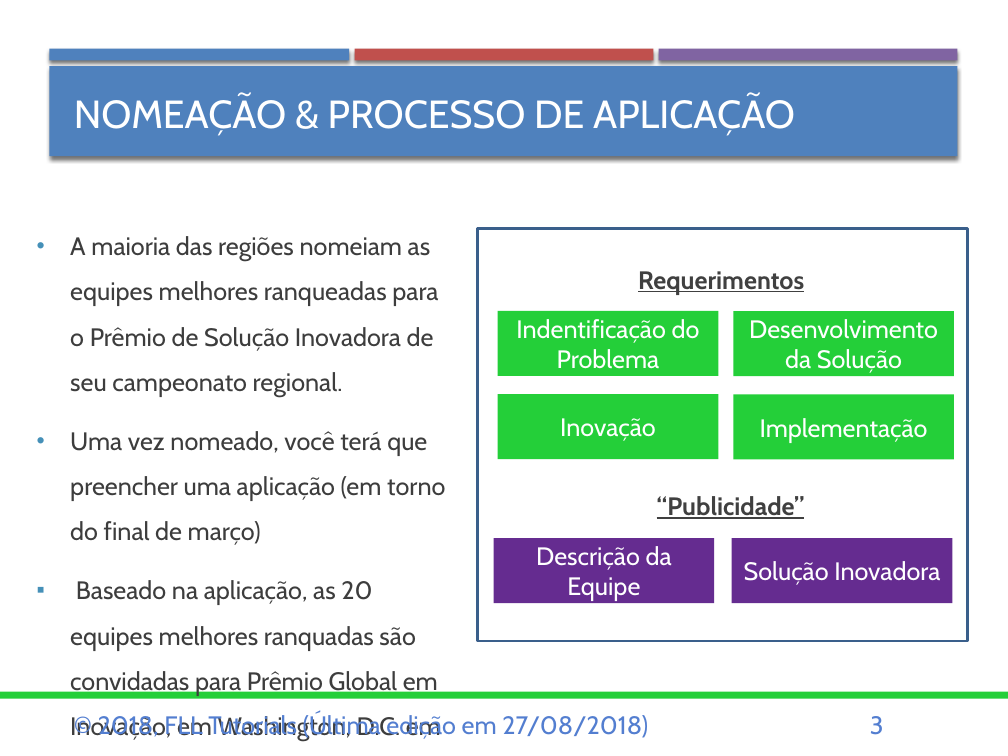
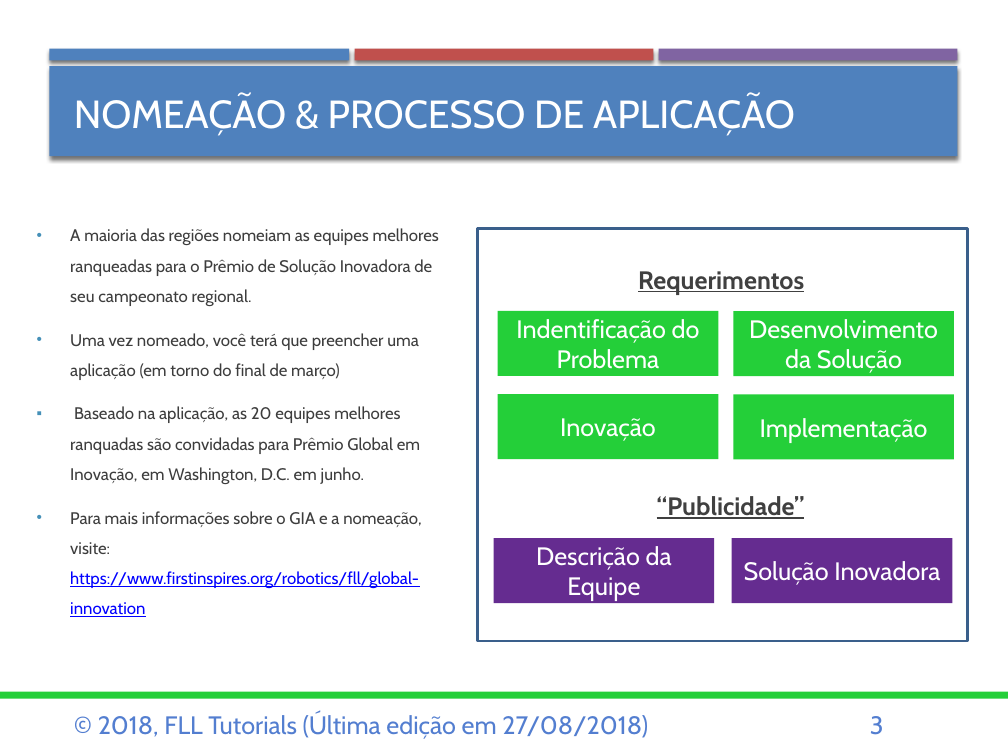
Before and after one commit to ev3lessons/FLL-Tutorials, a slide deck: slide 3 of translations/pt-br/Project/GlobalInovationAward.pptx. Drawn at 1008x756 pixels with LibreOffice and Linux fonts; fonts in the diff are those of the drawing. Boxes give left, top, right and bottom in pixels: in the first picture for what was removed or moved away, otherwise in the second. Text is boxed around its words. In the diff, an @@ line names an element or a change of style, - is before the commit and + after.

```diff
--- a/translations/pt-br/Project/GlobalInovationAward.pptx
+++ b/translations/pt-br/Project/GlobalInovationAward.pptx
@@ text "A maioria das regiões nomeiam ..." at [70, 228, 439, 617]: size 18 to 12 pt @@
```
Also in this commit, not shown: 2 other slides changed, 16 other files.
